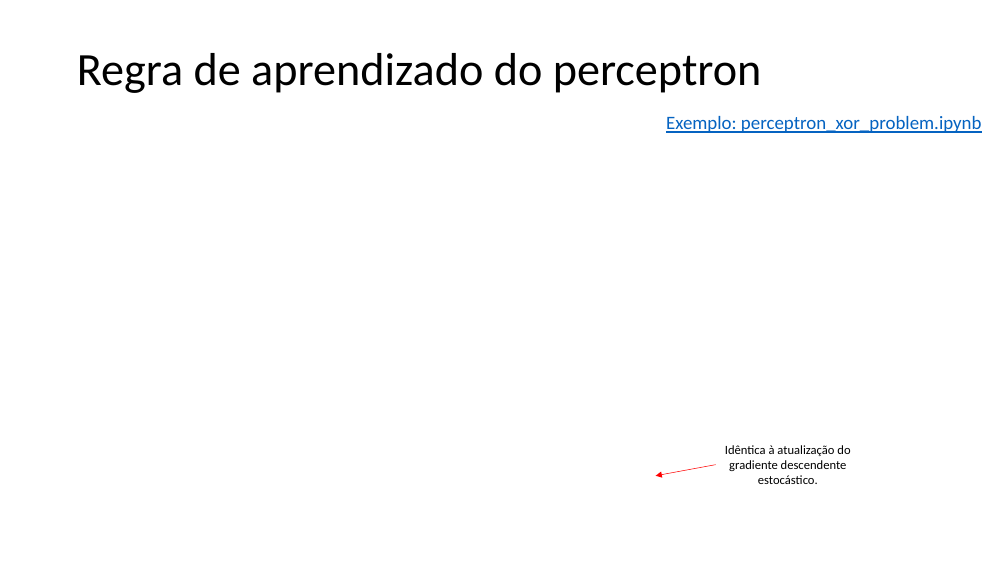
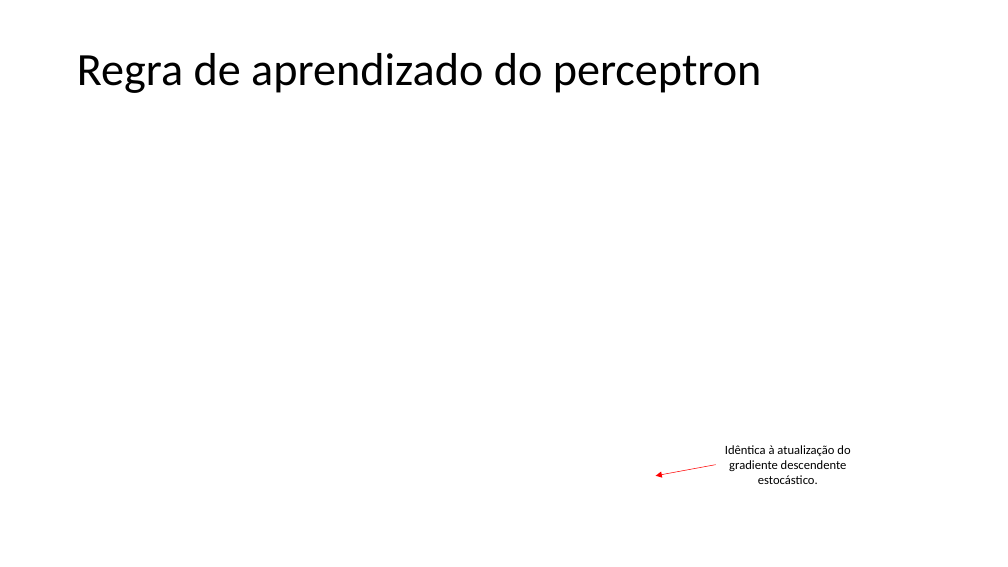
Before and after one commit to zz4fap/t320_aprendizado_de_maquina, a slide deck: slide 16 of slides/T320_Redes_Neurais_Artificiais (Parte I).pptx (slide 17 before the commit). Drawn at 1008x567 pixels with LibreOffice and Linux fonts; fonts in the diff are those of the drawing; grey boxes stand for pictures. Boxes give left, top, right and bottom in pixels: in the first picture for what was removed or moved away, otherwise in the second. Text is boxed around its words. In the diff, an @@ line names an element or a change of style, - is before the commit and + after.

```diff
--- a/slides/T320_Redes_Neurais_Artificiais (Parte I).pptx
+++ b/slides/T320_Redes_Neurais_Artificiais (Parte I).pptx
@@ text removed at [666,116,982,133] @@
-Exemplo: perceptron_xor_problem.ipynb
```
Also in this commit, not shown: 2 slides added, 7 other files.
